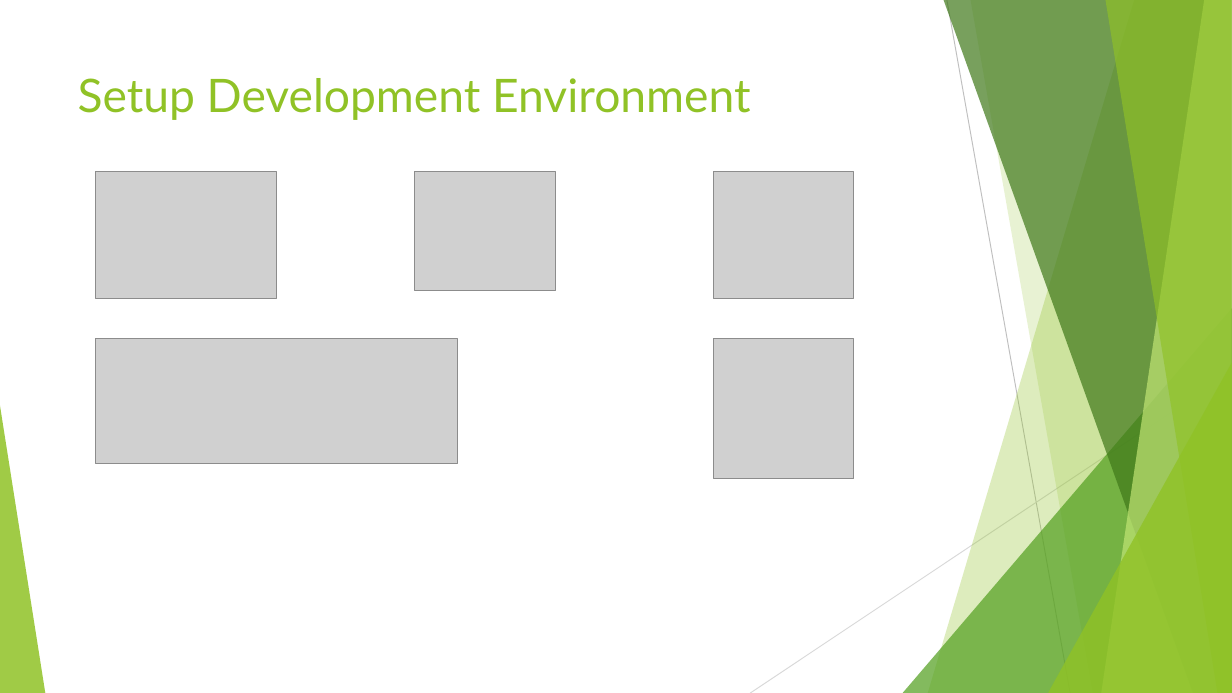
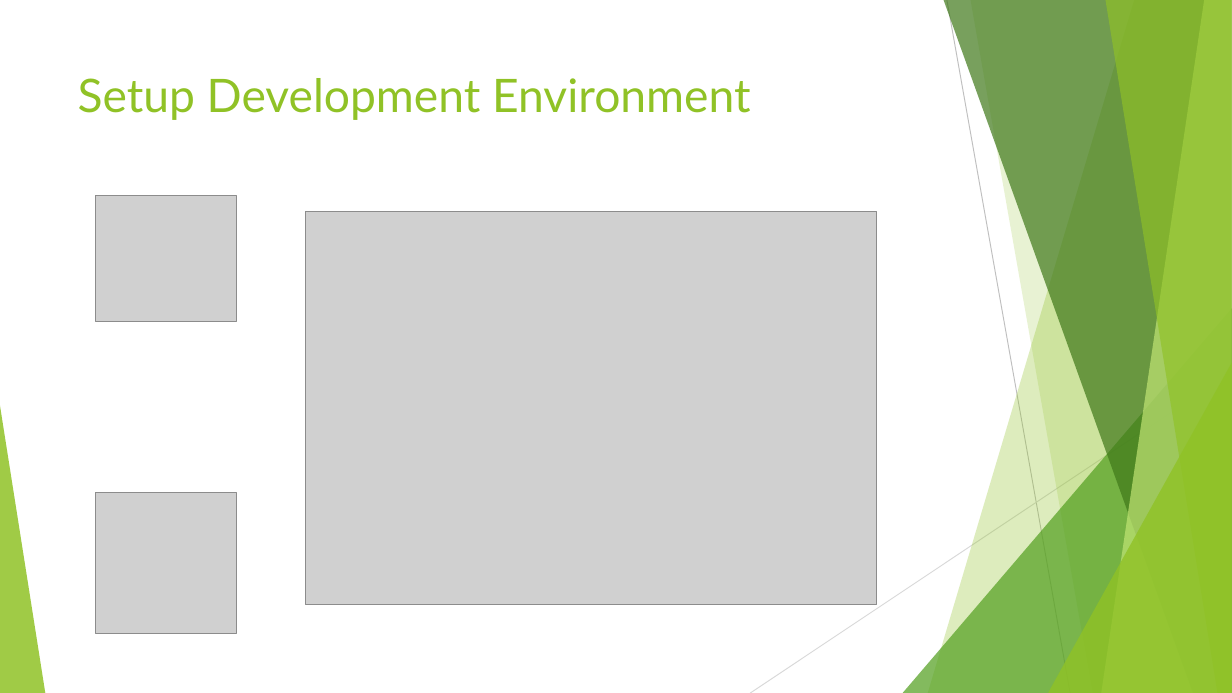
Before and after one commit to dimMaryanto93/bootcamp.2017-01, a slide deck: slide 3 of #2 - Java Fundamental.pptx. Drawn at 1232x693 pixels with LibreOffice and Linux fonts; fonts in the diff are those of the drawing; grey boxes stand for pictures. Boxes give left, top, right and bottom in pixels: in the first picture for what was removed or moved away, otherwise in the second. Text is boxed around its words. In the diff, an @@ line names an element or a change of style, - is before the commit and + after.

```diff
--- a/#2 - Java Fundamental.pptx
+++ b/#2 - Java Fundamental.pptx
@@ picture removed at [415,172,555,291] @@
@@ picture: place and size @@
-picture at [714,172,854,299]
+picture at [96,195,237,322]
@@ picture: place and size @@
-picture at [96,172,277,299]
+picture at [306,212,877,605]
@@ picture removed at [96,338,457,463] @@
@@ picture: place and size @@
-picture at [714,338,854,479]
+picture at [96,494,237,634]
```
Also in this commit, not shown: 1 other slide changed, 1 other file.
